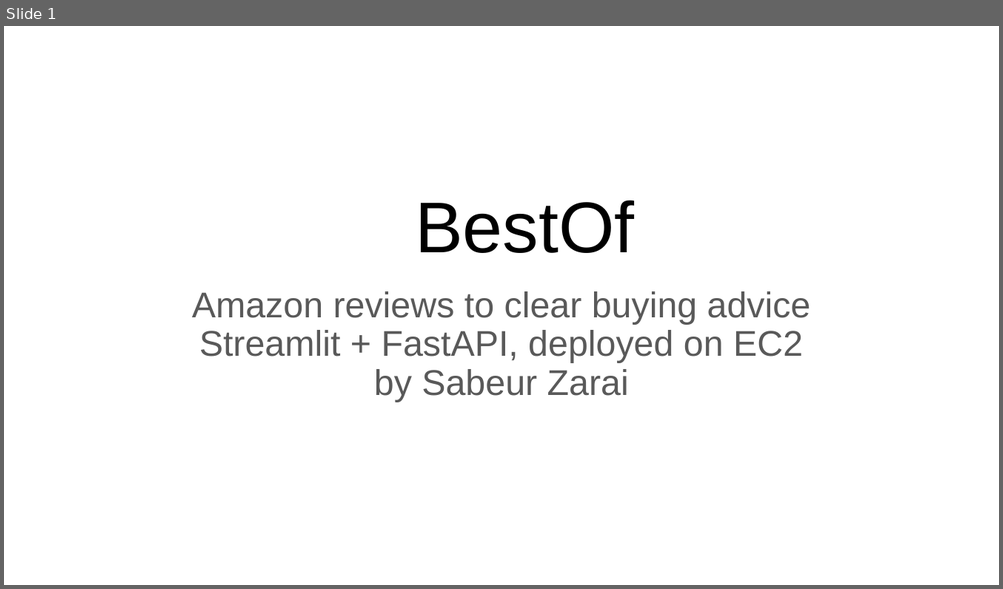
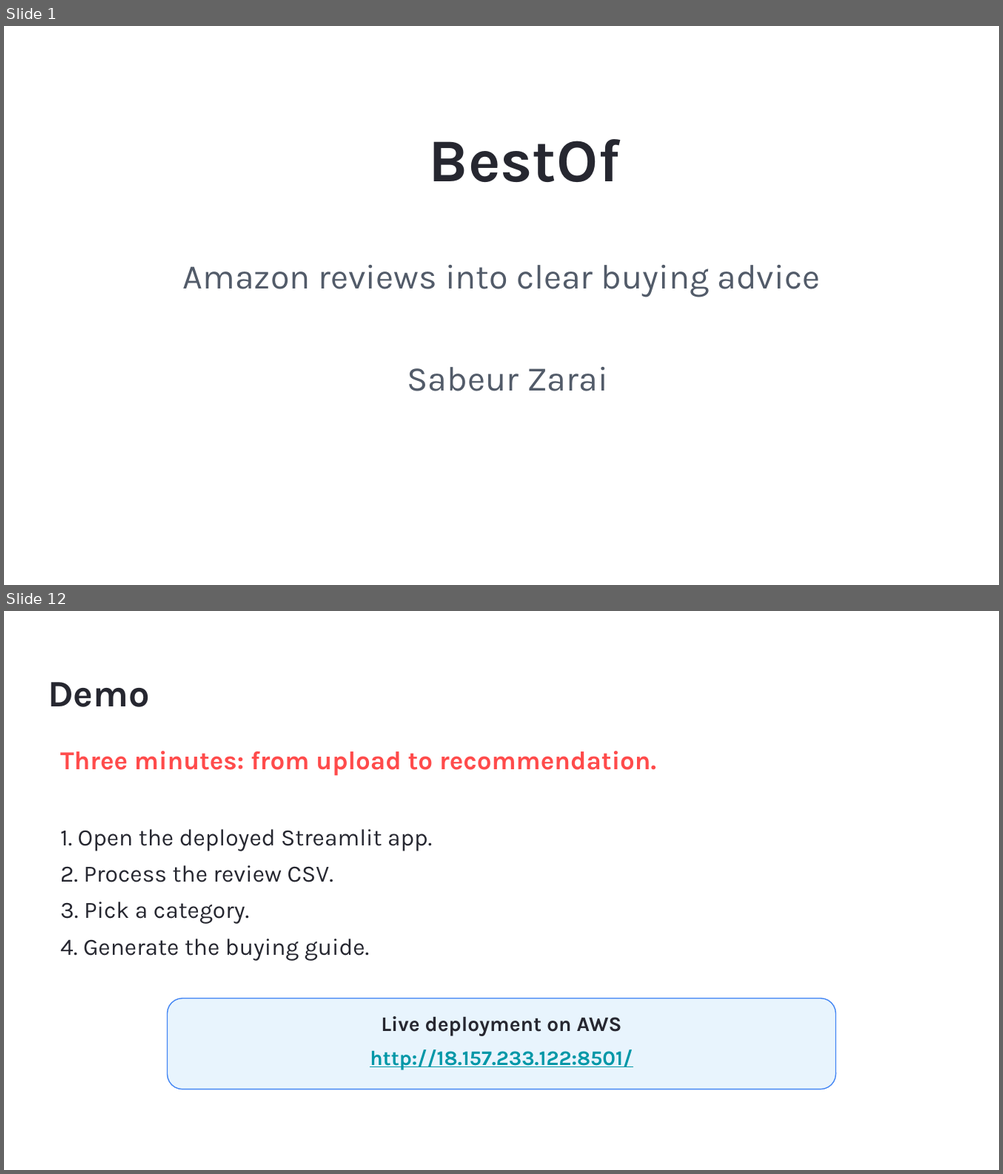
Before and after one commit to sabeurzarai/BestOf, a slide deck: BestOf_presentation.pptx. Shown one above the other, each under a label of ours: slide 1 before the commit, slides 1 and 12 after it; the slides between them are not shown. The pictures are 1003x589 and 1003x1174 pixels, drawn with LibreOffice and Linux fonts; fonts in the diff are those of the drawing. Boxes give left, top, right and bottom in pixels: in the first picture for what was removed or moved away, otherwise in the second. Text is boxed around its words. In the diff, an @@ line names an element or a change of style, - is before the commit and + after.

```diff
--- a/BestOf_presentation.pptx
+++ b/BestOf_presentation.pptx
@@ slide 12 added at box(4, 611, 999, 1170), background #FFFFFF @@
@@ title added at box(48, 682, 150, 707), 27 pt, text #262730, bold @@
+Demo
@@ text added at box(60, 751, 656, 961), 17 pt, text #262730 @@
+Three minutes: from upload to recommendation.
+1. Open the deployed Streamlit app.
+2. Process the review CSV.
+3. Pick a category.
+4. Generate the buying guide.
@@ rounded rectangle added at box(167, 999, 836, 1089), fill #E8F4FD, outline #4285F4 0.75 pt, 15 pt, text #0097A7, bold, underline @@
+Live deployment on AWS
+http://18.157.233.122:8501/
@@ slide 1 changed as well @@
@@ title "BestOf" at box(429, 139, 620, 182): size 52 to 44 pt, font Arial to Karla, text colour #000000 to #262730, bold on; more space between paragraphs; vertical alignment bottom to top @@
@@ subtitle at box(183, 265, 820, 392): text changed; size 25.9 to 25 pt; font Arial to Karla; text colour #595959 to #525B69 @@
-Amazon reviews to clear buying advice
-Streamlit + FastAPI, deployed on EC2
-by Sabeur Zarai
+Amazon reviews into clear buying advice
+Sabeur Zarai
```
Also in this commit, not shown: 10 other slides added, 12 slides removed, 5 other files.
